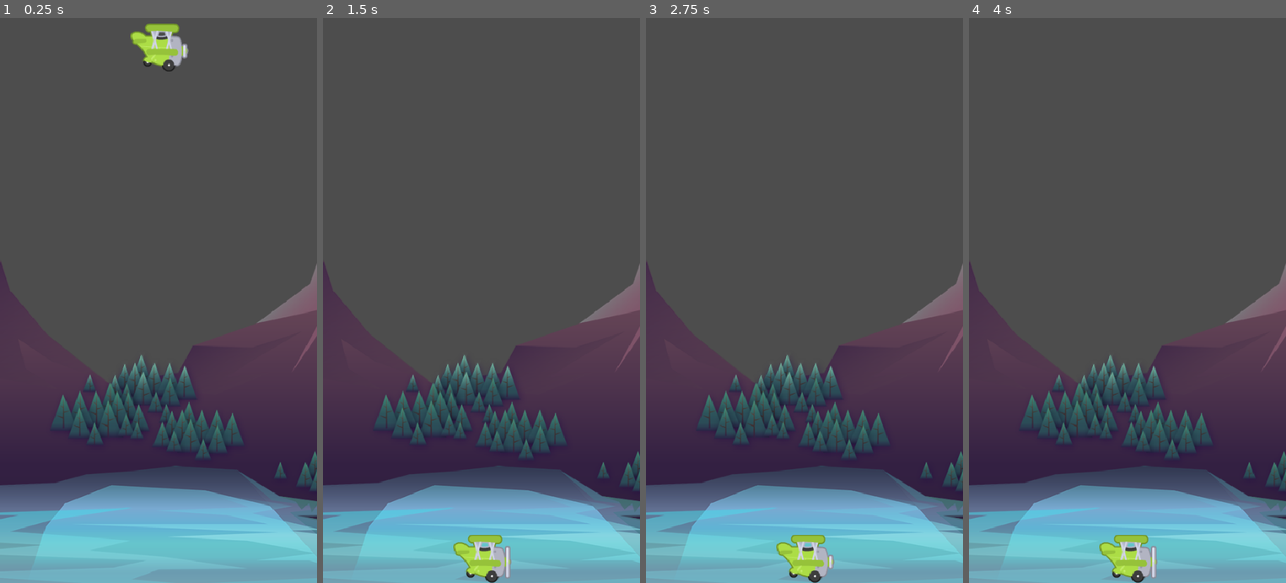
Above: before the commit, frames 1-4 (left to right).
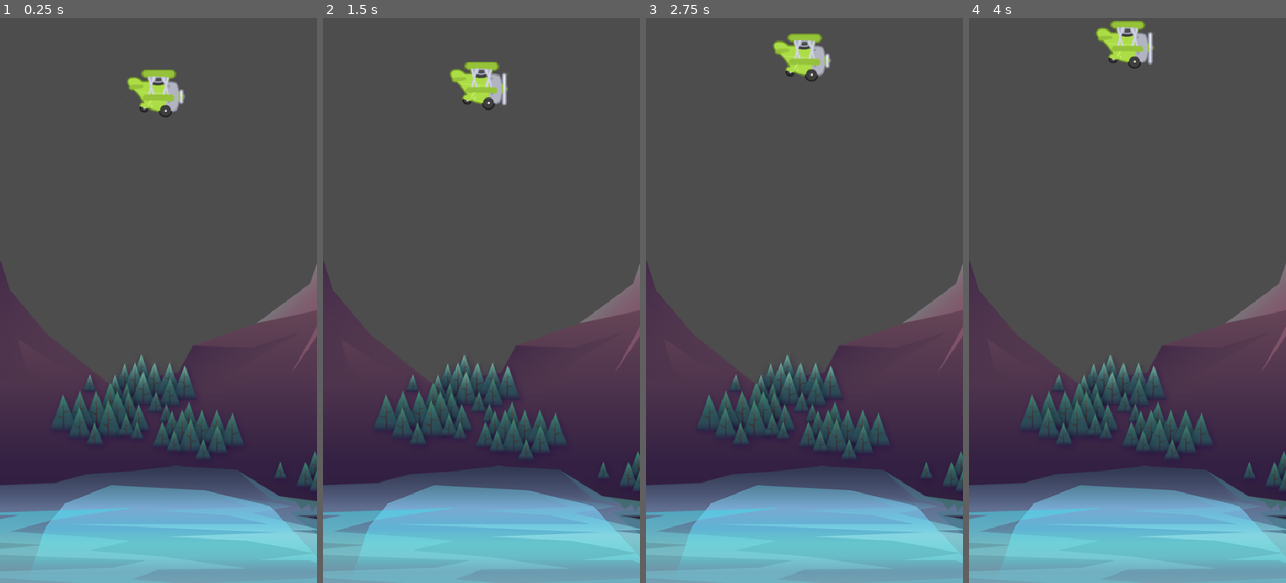
Above: after the commit, the same moments.

Repository: zserzzzz/Tappy
Game: Godot game, scene res://Scenes/Game/game.tscn
Two runs of this game, one before a commit and one after it. Both use one fixed random seed, a clock stepped at 60 frames per second and the inputs below.
Inputs:
- Up to frame 1 (0.25 s): no input
- Up to frame 2 (1.5 s): hold Space (jump, bound only after the commit) 0.53-1.28 s; tap Space (jump, bound only after the commit) at 1.35 s
- Up to frame 3 (2.75 s): tap Space (jump, bound only after the commit) at 1.52, 1.82 s; tap Enter at 2 s; hold Space (jump, bound only after the commit) from 2.03 s (still down)
- Up to frame 4 (4 s): release Space (jump, bound only after the commit) at 2.78 s; tap Space (jump, bound only after the commit) at 2.85, 3.02, 3.32, 3.5 s; hold Space (jump, bound only after the commit) from 3.53 s (still down)

The runs differ from the first frame. In frame 1, 1.9% of the frame differs, in the area x 40-60%, y 1-18%; in frame 2, 2.1%, in the area x 40-60%, y 7-100%; in frame 3, 2.0%; in frame 4, 2.1%.

Commit message:
movement added

Diff:
--- a/Scenes/Game/game.tscn
+++ b/Scenes/Game/game.tscn
@@ -2,8 +2,7 @@
 
 [ext_resource type="Texture2D" uid="uid://dcuda5xfl52lv" path="res://assets/background/rocks_2.png" id="1_mv0hc"]
 [ext_resource type="PackedScene" uid="uid://c1s576lntimtn" path="res://Scenes/Plane/character_body_2d.tscn" id="2_qxfds"]
-
-[sub_resource type="WorldBoundaryShape2D" id="WorldBoundaryShape2D_qxfds"]
+[ext_resource type="PackedScene" uid="uid://c41kkk08ctyxv" path="res://Scenes/barrier/barrier.tscn" id="3_qikps"]
 
 [node name="Game" type="Node2D"]
 
@@ -12,11 +11,6 @@
 texture = ExtResource("1_mv0hc")
 
 [node name="Plane" parent="." instance=ExtResource("2_qxfds")]
-position = Vector2(241, 12)
+position = Vector2(236, 81)
 
-[node name="StaticBody2D" type="StaticBody2D" parent="."]
-position = Vector2(240, 895)
-
-[node name="CollisionShape2D" type="CollisionShape2D" parent="StaticBody2D"]
-position = Vector2(2, -40)
-shape = SubResource("WorldBoundaryShape2D_qxfds")
+[node name="Barrier" parent="." instance=ExtResource("3_qikps")]
--- a/Scenes/Plane/character_body_2d.gd
+++ b/Scenes/Plane/character_body_2d.gd
@@ -3,10 +3,16 @@
 var gravity: float = ProjectSettings.get("physics/2d/default_gravity")
 
 
-# Called when the node enters the scene tree for the first time.
-func _ready() -> void:
-	pass # Replace with function body.
+func _input(event: InputEvent) -> void:
+	if event.is_action_pressed("jump"):
+		print("jumped")
+		velocity.y = -500
 
 func _physics_process(delta: float) -> void:
 	velocity.y += gravity * delta
+
+	if velocity.y < -1000:
+		velocity.y = -1000
+
+	print(velocity.y)
 	move_and_slide()
--- a/Scenes/Plane/character_body_2d.tscn
+++ b/Scenes/Plane/character_body_2d.tscn
@@ -41,7 +41,7 @@
 [node name="AnimatedSprite2D" type="AnimatedSprite2D" parent="."]
 sprite_frames = SubResource("SpriteFrames_yw6ve")
 autoplay = "default"
-frame_progress = 0.788367
+frame_progress = 0.623848
 
 [node name="CollisionShape2D" type="CollisionShape2D" parent="."]
 position = Vector2(2, -1)
--- /dev/null
+++ b/Scenes/barrier/barrier.tscn
@@ -0,0 +1,13 @@
+[gd_scene load_steps=2 format=3 uid="uid://c41kkk08ctyxv"]
+
+[sub_resource type="WorldBoundaryShape2D" id="WorldBoundaryShape2D_x08hp"]
+
+[node name="Barrier" type="StaticBody2D"]
+
+[node name="CollisionShape2D" type="CollisionShape2D" parent="."]
+position = Vector2(0, 854)
+shape = SubResource("WorldBoundaryShape2D_x08hp")
+
+[node name="CollisionShape2D2" type="CollisionShape2D" parent="."]
+rotation = 3.14159
+shape = SubResource("WorldBoundaryShape2D_x08hp")
--- a/project.godot
+++ b/project.godot
@@ -22,6 +22,15 @@
 window/size/viewport_height=854
 window/stretch/mode="canvas_items"
 
+[input]
+
+jump={
+"deadzone": 0.2,
+"events": [Object(InputEventKey,"resource_local_to_scene":false,"resource_name":"","device":0,"window_id":0,"alt_pressed":false,"shift_pressed":false,"ctrl_pressed":false,"meta_pressed":false,"pressed":false,"keycode":0,"physical_keycode":32,"key_label":0,"unicode":0,"location":0,"echo":false,"script":null)
+, Object(InputEventMouseButton,"resource_local_to_scene":false,"resource_name":"","device":-1,"window_id":0,"alt_pressed":false,"shift_pressed":false,"ctrl_pressed":false,"meta_pressed":false,"button_mask":0,"position":Vector2(0, 0),"global_position":Vector2(0, 0),"factor":1.0,"button_index":1,"canceled":false,"pressed":false,"double_click":false,"script":null)
+]
+}
+
 [rendering]
 
 renderer/rendering_method="mobile"
